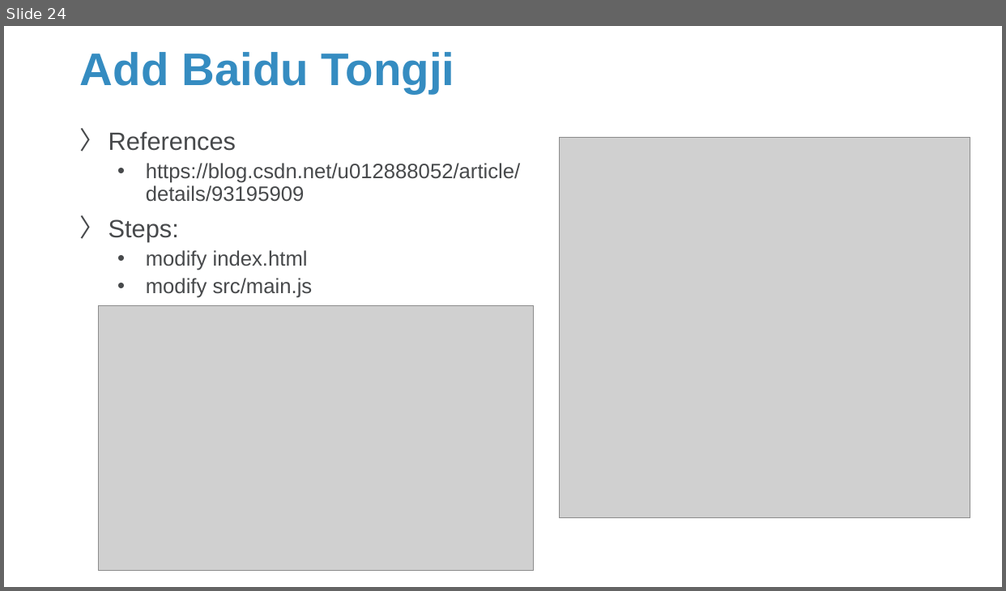
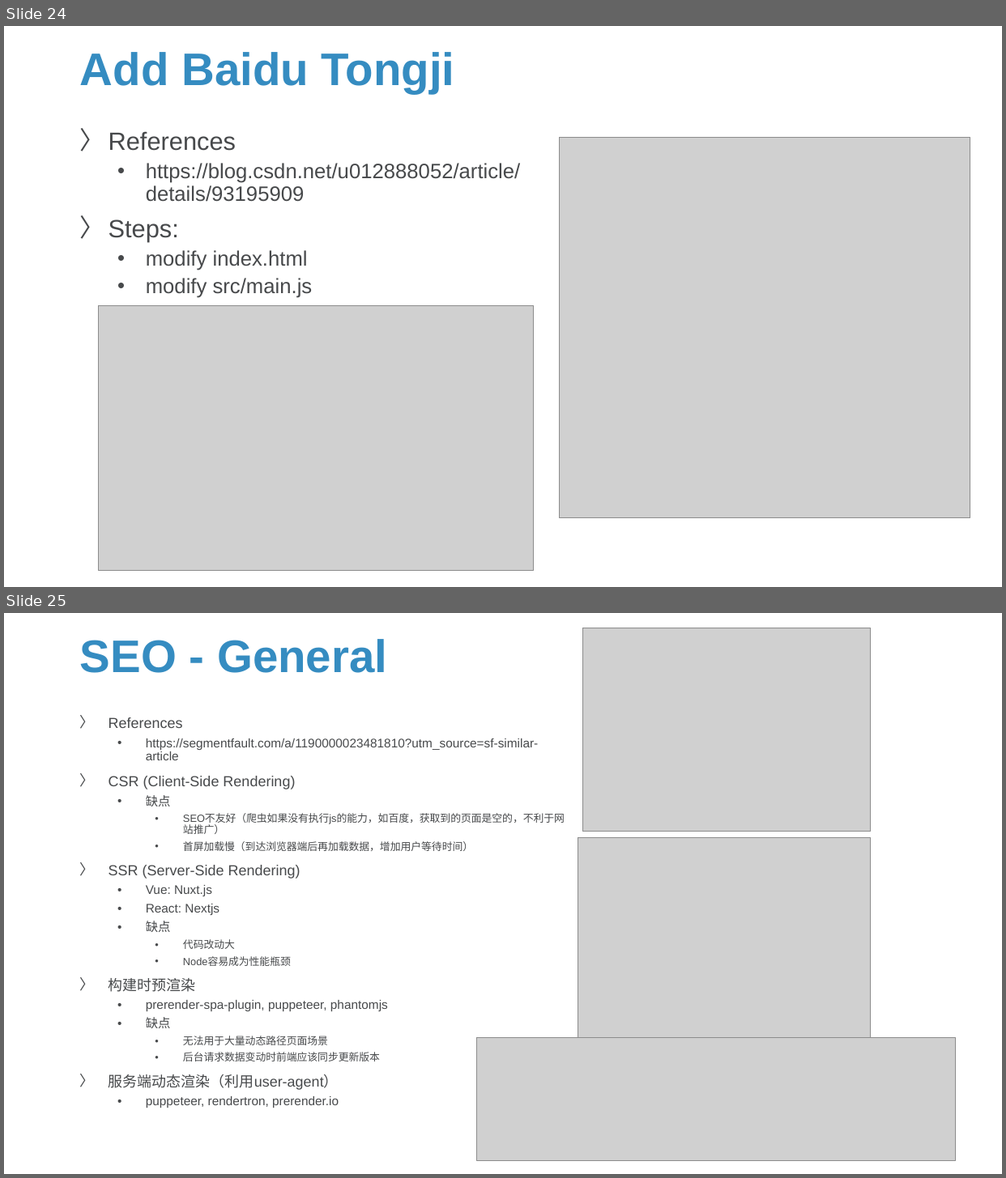
Before and after one commit to Sparks-Lu/TechNotes, a slide deck: Web/Vue-Notes.pptx. Shown one above the other, each under a label of ours: slide 24 before the commit, slides 24 and 25 after it. The pictures are 1006x591 and 1006x1178 pixels, drawn with LibreOffice and Linux fonts; fonts in the diff are those of the drawing; grey boxes stand for pictures; background and template pictures are left out. Boxes give left, top, right and bottom in pixels: in the first picture for what was removed or moved away, otherwise in the second. Text is boxed around its words. In the diff, an @@ line names an element or a change of style, - is before the commit and + after.

```diff
--- a/Web/Vue-Notes.pptx
+++ b/Web/Vue-Notes.pptx
@@ slide 25 added at (4,613,1002,1174), background picture (left out) @@
@@ picture added at (582,628,871,832) @@
@@ title added at (80,639,387,673), 44 pt, text #358CC1, bold @@
+SEO - General
@@ text added at (108,717,565,1108), 12 pt, text #47494B @@
+〉 References
+  • https://segmentfault.com/a/1190000023481810?utm_source=sf-similar-article
+〉 CSR (Client-Side Rendering)
+  • 缺点
+    • SEO不友好（爬虫如果没有执行js的能力，如百度，获取到的页面是空的，不利于网站推广）
+    • 首屏加载慢（到达浏览器端后再加载数据，增加用户等待时间）
+〉 SSR (Server-Side Rendering)
+  • Vue: Nuxt.js
+  • React: Nextjs
+  • 缺点
+    • 代码改动大
+    • Node容易成为性能瓶颈
+〉 构建时预渲染
+  • prerender-spa-plugin, puppeteer, phantomjs
+  • 缺点
+    • 无法用于大量动态路径页面场景
+    • 后台请求数据变动时前端应该同步更新版本
+〉 服务端动态渲染（利用user-agent）
+  • puppeteer, rendertron, prerender.io
@@ picture added at (578,838,871,1047) @@
@@ picture added at (477,1038,957,1161) @@
```
Also in this commit, not shown: 1 slide changed, 1 other slide added, 9 other files.
